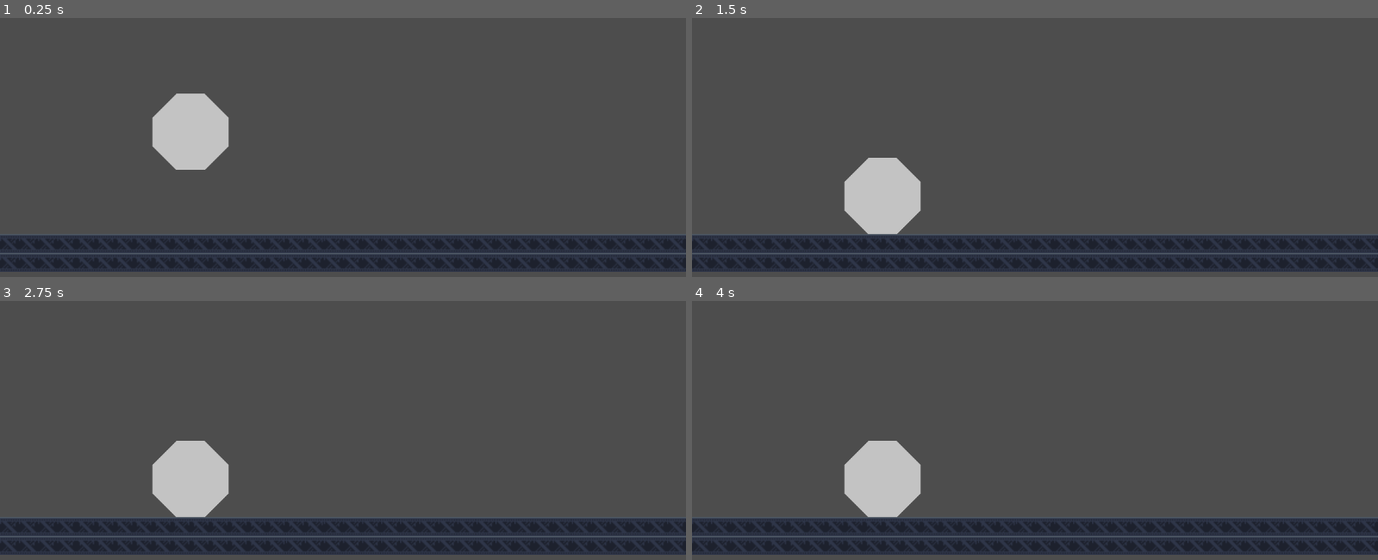
Above: before the commit, frames 1-4 (two rows, left to right).
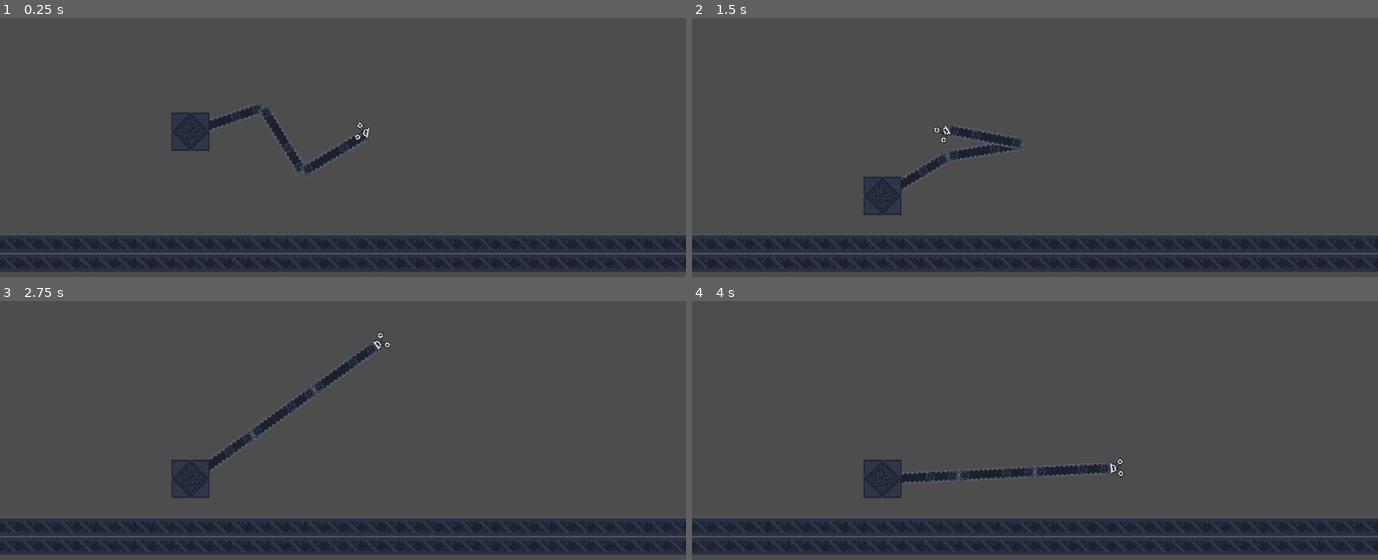
Above: after the commit, the same moments.

Repository: Katsutoshii/graftedgear
Game: Godot game, scene res://test.tscn
The game is run twice, just before and just after one commit, with the same random seed, the same clock (stepped at 60 frames per second) and the same inputs.
Inputs (mouse positions are in pixels of both pictures, inside the frame that each line leads up to):
- Up to frame 1 (0.25 s): no input
- Up to frame 2 (1.5 s): drag from (959, 194) to (1103, 38) at 0.52 s; drag from (897, 142) to (1000, 199) at 1.27 s
- Up to frame 3 (2.75 s): move the mouse to (411, 321) at 2.02 s; click (411, 321) at 2.1 s
- Up to frame 4 (4 s): drag from (1000, 482) to (829, 347) at 2.77 s; move the mouse to (1240, 464) at 3.52 s; click (1240, 464) at 3.6 s

The runs differ from the first frame. In frame 1, 3.7% of the frame differs, in the area x 22-55%, y 29-62%; in frame 2, 3.7%; in frame 3, 3.8%; in frame 4, 3.8%, in the area x 22-64%, y 53-84%.

Commit message:
Basic arm

Diff:
--- /dev/null
+++ b/player/arm.tscn
@@ -0,0 +1,100 @@
+[gd_scene load_steps=6 format=3 uid="uid://dinsln64y6yu0"]
+
+[ext_resource type="Texture2D" uid="uid://b13u7fifnct77" path="res://terrain/industrial.v2.png" id="1_iogs4"]
+[ext_resource type="PackedScene" uid="uid://cnqmv5c8ln7kl" path="res://player/target.tscn" id="2_3qhue"]
+
+[sub_resource type="SkeletonModification2DFABRIK" id="SkeletonModification2DFABRIK_gmbdw"]
+target_nodepath = NodePath("../Target")
+fabrik_data_chain_length = 4
+joint_data/0/bone_index = 0
+joint_data/0/bone2d_node = NodePath("Bone2D")
+joint_data/1/bone_index = 1
+joint_data/1/bone2d_node = NodePath("Bone2D/Bone2D")
+joint_data/1/magnet_position = Vector2(0, 0)
+joint_data/2/bone_index = 2
+joint_data/2/bone2d_node = NodePath("Bone2D/Bone2D/Bone2D")
+joint_data/2/magnet_position = Vector2(0, 0)
+joint_data/3/bone_index = 3
+joint_data/3/bone2d_node = NodePath("Bone2D/Bone2D/Bone2D/Bone2D")
+joint_data/3/magnet_position = Vector2(0, 0)
+joint_data/3/use_target_rotation = false
+
+[sub_resource type="SkeletonModificationStack2D" id="SkeletonModificationStack2D_2phuq"]
+enabled = true
+modification_count = 1
+modifications/0 = SubResource("SkeletonModification2DFABRIK_gmbdw")
+
+[sub_resource type="AtlasTexture" id="AtlasTexture_8uqyf"]
+atlas = ExtResource("1_iogs4")
+region = Rect2(0, 128, 64, 16)
+margin = Rect2(0, 3, 0, 0)
+
+[node name="Arm" type="Node2D"]
+texture_filter = 1
+texture_repeat = 2
+scale = Vector2(2, 2)
+
+[node name="Skeleton2D" type="Skeleton2D" parent="."]
+modification_stack = SubResource("SkeletonModificationStack2D_2phuq")
+
+[node name="Bone2D" type="Bone2D" parent="Skeleton2D"]
+rest = Transform2D(1, 0, 0, 1, 0, 0)
+auto_calculate_length_and_angle = false
+length = 64.0
+bone_angle = 0.0
+metadata/_local_pose_override_enabled_ = true
+
+[node name="Sprite2D" type="Sprite2D" parent="Skeleton2D/Bone2D"]
+position = Vector2(32, 0)
+texture = SubResource("AtlasTexture_8uqyf")
+
+[node name="Bone2D" type="Bone2D" parent="Skeleton2D/Bone2D"]
+position = Vector2(64, 0)
+rest = Transform2D(1, 0, 0, 1, 32, 0)
+auto_calculate_length_and_angle = false
+length = 64.0
+bone_angle = 0.0
+metadata/_local_pose_override_enabled_ = true
+
+[node name="Sprite2D" type="Sprite2D" parent="Skeleton2D/Bone2D/Bone2D"]
+position = Vector2(32, 0)
+texture = SubResource("AtlasTexture_8uqyf")
+
+[node name="Bone2D" type="Bone2D" parent="Skeleton2D/Bone2D/Bone2D"]
+position = Vector2(64, 0)
+rest = Transform2D(1, 0, 0, 1, 32, 0)
+auto_calculate_length_and_angle = false
+length = 64.0
+bone_angle = 0.0
+metadata/_local_pose_override_enabled_ = true
+
+[node name="Sprite2D" type="Sprite2D" parent="Skeleton2D/Bone2D/Bone2D/Bone2D"]
+position = Vector2(32, 0)
+texture = SubResource("AtlasTexture_8uqyf")
+
+[node name="Bone2D" type="Bone2D" parent="Skeleton2D/Bone2D/Bone2D/Bone2D"]
+position = Vector2(64, 0)
+scale = Vector2(0.999999, 0.999999)
+rest = Transform2D(1, 0, 0, 1, 32, 0)
+auto_calculate_length_and_angle = false
+length = 16.0
+bone_angle = 0.0
+metadata/_local_pose_override_enabled_ = true
+
+[node name="Top" type="Sprite2D" parent="Skeleton2D/Bone2D/Bone2D/Bone2D/Bone2D"]
+position = Vector2(8, 0)
+rotation = -1.5708
+scale = Vector2(1, -1)
+texture = ExtResource("1_iogs4")
+region_enabled = true
+region_rect = Rect2(144, 128, 16, 16)
+
+[node name="Bottom" type="Sprite2D" parent="Skeleton2D/Bone2D/Bone2D/Bone2D/Bone2D"]
+position = Vector2(8, 0)
+rotation = 1.5708
+texture = ExtResource("1_iogs4")
+region_enabled = true
+region_rect = Rect2(144, 128, 16, 16)
+
+[node name="Target" parent="." instance=ExtResource("2_3qhue")]
+position = Vector2(212, 0)
--- /dev/null
+++ b/player/follow_pointer.gd
@@ -0,0 +1,15 @@
+extends Node2D
+
+# How quicky to follow to pointer.
+@export var follow_speed: float = 10.
+
+
+# Called when the node enters the scene tree for the first time.
+func _ready():
+	pass  # Replace with function body.
+
+
+# Called every frame. 'delta' is the elapsed time since the previous frame.
+func _physics_process(delta):
+	var direction: Vector2 = get_global_mouse_position() - global_position
+	global_position += direction * delta * follow_speed
--- a/player/player.tscn
+++ b/player/player.tscn
@@ -1,16 +1,30 @@
-[gd_scene load_steps=2 format=3 uid="uid://b1i461rv5mt7o"]
+[gd_scene load_steps=6 format=3 uid="uid://b1i461rv5mt7o"]
+
+[ext_resource type="PackedScene" uid="uid://dinsln64y6yu0" path="res://player/arm.tscn" id="1_ys2gy"]
+[ext_resource type="Texture2D" uid="uid://b13u7fifnct77" path="res://terrain/industrial.v2.png" id="2_7chj0"]
 
 [sub_resource type="PhysicsMaterial" id="PhysicsMaterial_o7tb4"]
 
-[node name="Player" type="Node2D"]
+[sub_resource type="AtlasTexture" id="AtlasTexture_u5xmf"]
+atlas = ExtResource("2_7chj0")
+region = Rect2(80, 208, 32, 32)
 
-[node name="RigidBody2D" type="RigidBody2D" parent="."]
+[sub_resource type="RectangleShape2D" id="RectangleShape2D_rnb17"]
+size = Vector2(128, 128)
+
+[node name="RigidBody2D" type="RigidBody2D"]
+texture_filter = 1
+texture_repeat = 2
 mass = 10.0
 physics_material_override = SubResource("PhysicsMaterial_o7tb4")
 
-[node name="CollisionPolygon2D" type="CollisionPolygon2D" parent="RigidBody2D"]
-polygon = PackedVector2Array(64, -24, 24, -64, -24, -64, -64, -24, -64, 24, -24, 64, 24, 64, 64, 24)
+[node name="Arm" parent="." instance=ExtResource("1_ys2gy")]
 
-[node name="Polygon2D" type="Polygon2D" parent="RigidBody2D"]
-color = Color(0.768627, 0.768627, 0.768627, 1)
-polygon = PackedVector2Array(64, -24, 24, -64, -24, -64, -64, -24, -64, 24, -24, 64, 24, 64, 64, 24)
+[node name="Player" type="Node2D" parent="."]
+
+[node name="Sprite2D" type="Sprite2D" parent="."]
+scale = Vector2(2, 2)
+texture = SubResource("AtlasTexture_u5xmf")
+
+[node name="CollisionShape2D" type="CollisionShape2D" parent="."]
+shape = SubResource("RectangleShape2D_rnb17")
--- /dev/null
+++ b/player/target.tscn
@@ -0,0 +1,13 @@
+[gd_scene load_steps=3 format=3 uid="uid://cnqmv5c8ln7kl"]
+
+[ext_resource type="Script" path="res://player/follow_pointer.gd" id="1_67qky"]
+
+[sub_resource type="CircleShape2D" id="CircleShape2D_bynwu"]
+
+[node name="Target" type="Node2D"]
+script = ExtResource("1_67qky")
+
+[node name="Area" type="Area2D" parent="."]
+
+[node name="CollisionShape2D" type="CollisionShape2D" parent="Area"]
+shape = SubResource("CircleShape2D_bynwu")
